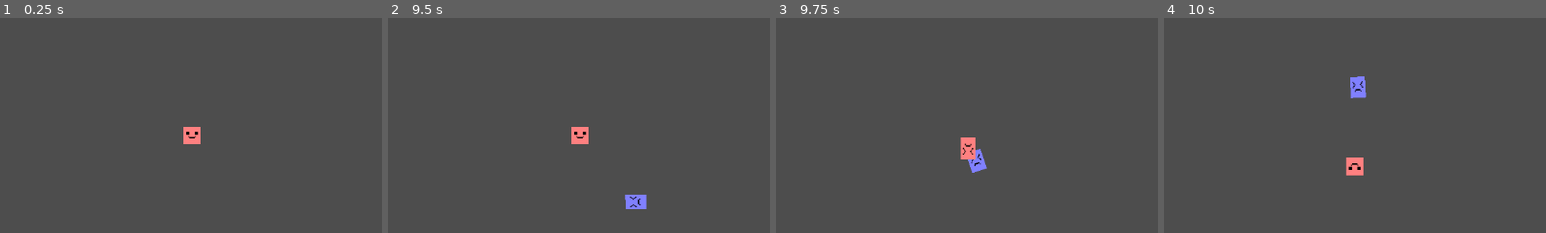
Above: before the commit, frames 1-4 (left to right).
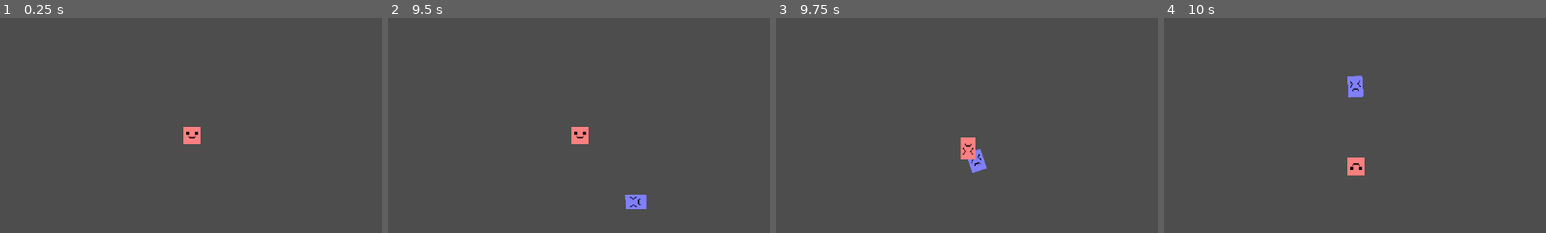
Above: after the commit, the same moments.

Repository: ThatOtherAndrew/DaydreamWales
Game: Godot game, scene res://BrickLevel.tscn
Two runs of this game, one before a commit and one after it. Both use one fixed random seed, a clock stepped at 60 frames per second and the inputs below.
Inputs:
- Up to frame 1 (0.25 s): no input
- Up to frame 2 (9.5 s): tap Enter at 0.5, 8 s; hold W (move_up) 0.53-2.03 s; tap Down (p2_move_down) at 0.6, 3.6, 6.6 s; tap Left (p2_move_left) at 1.35, 4.35, 7.35 s; tap Space at 2 s; hold A (move_left) 2.03-3.53 s; tap Right (p2_move_right) at 2.1, 5.1, 8.1 s; tap Up (p2_move_up) at 2.85, 5.85, 8.85 s; hold S (move_down) 3.53-4.28 s; hold D (move_right) 4.28-5.03 s; hold W (move_up) 5.03-5.78 s; hold D (move_right) 5.78-8.03 s; hold S (move_down) 8.03-8.78 s; hold A (move_left) from 8.78 s (still down)
- Up to frame 3 (9.75 s): release A (move_left) at 9.53 s; hold W (move_up) from 9.53 s (still down); tap Down (p2_move_down) at 9.6 s
- Up to frame 4 (10 s): keep holding W (move_up)
The pictures show only the part of the screen within x 39-89%, y 23-73%; the shares and areas given below are measured in that part.

Frames 1-3 are identical in both runs. In frame 4, 0.4% of the frame differs, in the area x 47-53%, y 26-74%.

Commit message:
no pvp collision

Diff:
--- a/BrickLevel.tscn
+++ b/BrickLevel.tscn
@@ -13,10 +13,14 @@
 [node name="Player" parent="." instance=ExtResource("3")]
 modulate = Color(0.5, 0.5, 1, 1)
 position = Vector2(400, 320)
+collision_layer = 2
+collision_mask = 1
 
 [node name="Player2" parent="." instance=ExtResource("3")]
 modulate = Color(1, 0.5, 0.5, 1)
 position = Vector2(560, 320)
+collision_layer = 4
+collision_mask = 1
 script = ExtResource("4")
 move_up_action = "p2_move_up"
 move_down_action = "p2_move_down"
